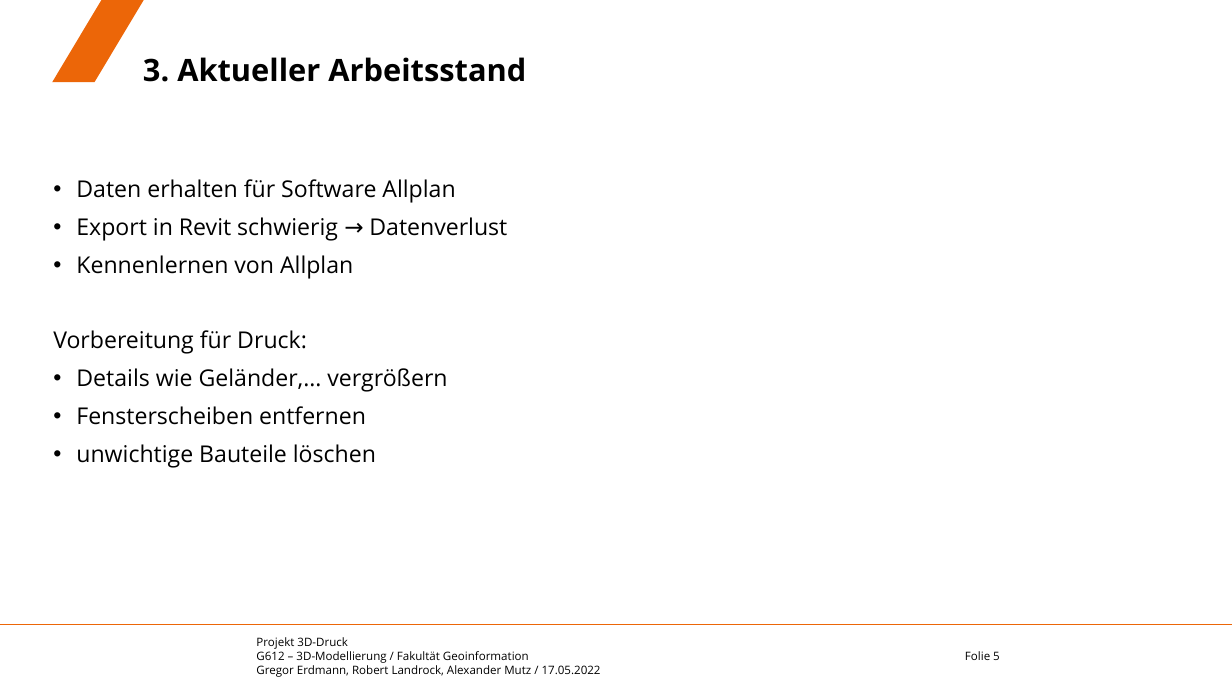
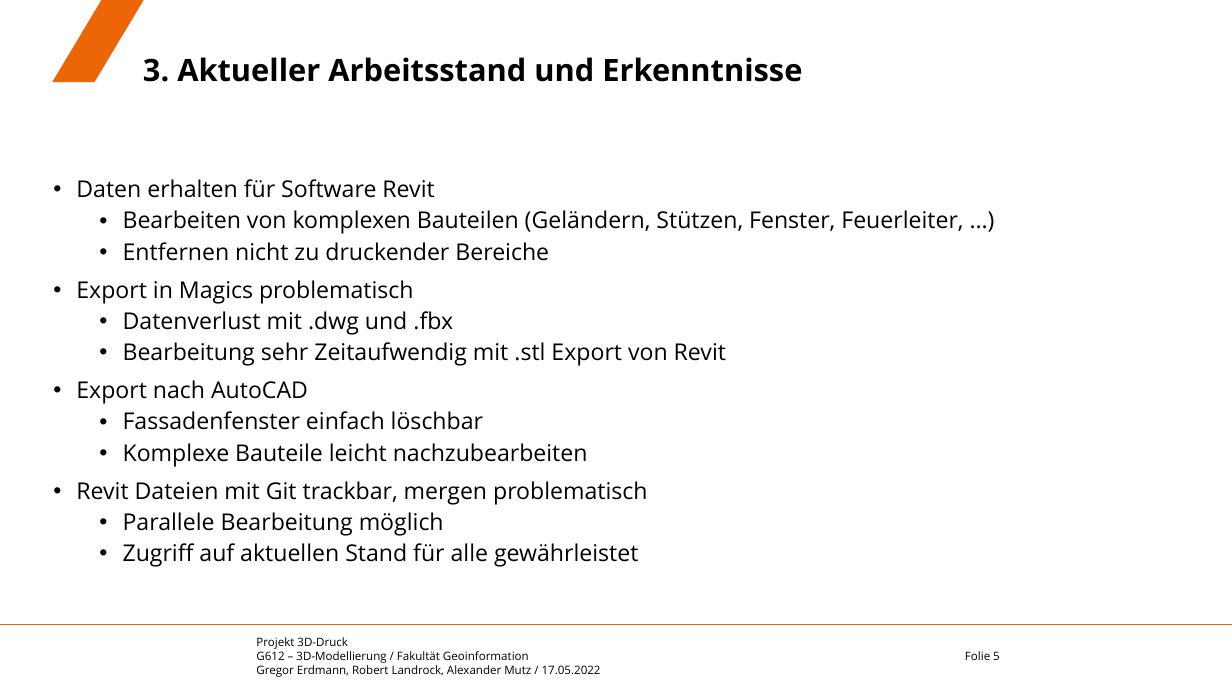
Before and after one commit to eamutz/LGS_print, a slide deck: slide 5 of zwischenvortrag.pptx. Drawn at 1232x693 pixels with LibreOffice and Linux fonts; fonts in the diff are those of the drawing; background and template pictures are left out. Boxes give left, top, right and bottom in pixels: in the first picture for what was removed or moved away, otherwise in the second. Text is boxed around its words. In the diff, an @@ line names an element or a change of style, - is before the commit and + after.

```diff
--- a/zwischenvortrag.pptx
+++ b/zwischenvortrag.pptx
@@ title at [143, 57, 802, 82]: text changed @@
-3. Aktueller Arbeitsstand
+3. Aktueller Arbeitsstand und Erkenntnisse
@@ text at [76, 179, 963, 567]: text changed @@
-• Daten erhalten für Software Allplan
-• Export in Revit schwierig → Datenverlust
-• Kennenlernen von Allplan
-Vorbereitung für Druck:
-• Details wie Geländer,… vergrößern
-• Fensterscheiben entfernen
-• unwichtige Bauteile löschen
+• Daten erhalten für Software Revit
+  • Bearbeiten von komplexen Bauteilen (Geländern, Stützen, Fenster, Feuerleiter, …)
+  • Entfernen nicht zu druckender Bereiche
+• Export in Magics problematisch
+  • Datenverlust mit .dwg und .fbx
+  • Bearbeitung sehr Zeitaufwendig mit .stl Export von Revit
+• Export nach AutoCAD
+  • Fassadenfenster einfach löschbar
+  • Komplexe Bauteile leicht nachzubearbeiten
+• Revit Dateien mit Git trackbar, mergen problematisch
+  • Parallele Bearbeitung möglich
+  • Zugriff auf aktuellen Stand für alle gewährleistet
```
Also in this commit, not shown: 5 other slides changed.
